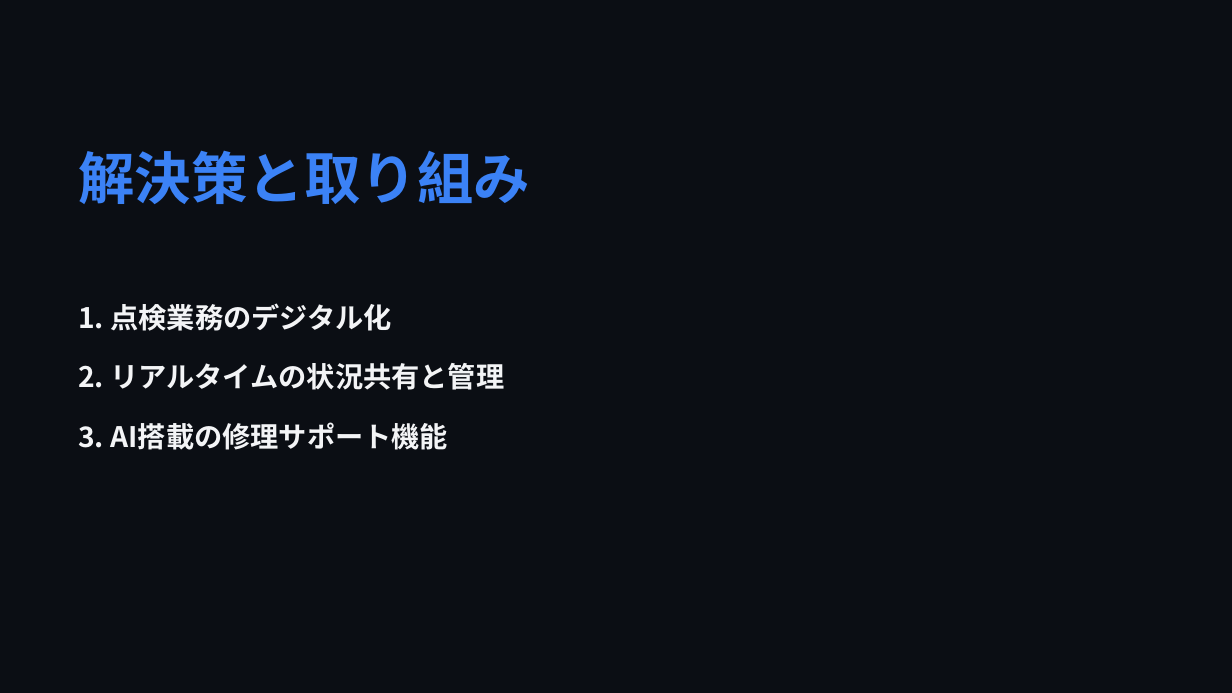
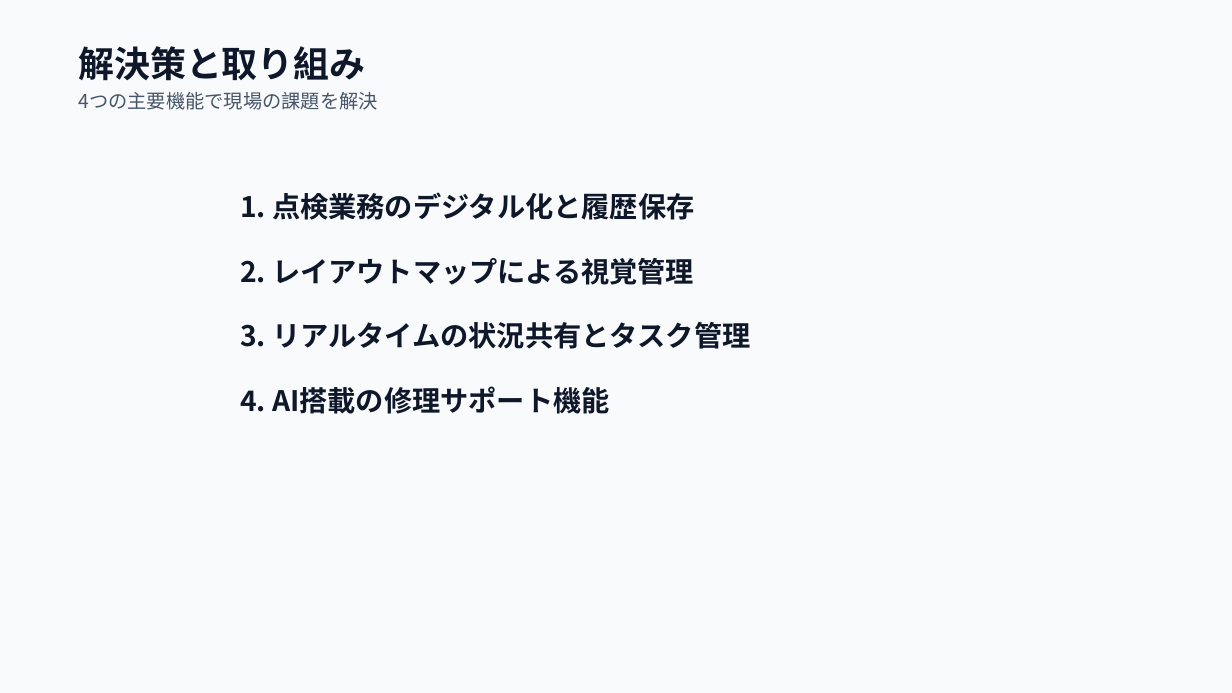
Before and after one commit to markjosephdsgatdula-dotcom/seibi-app-presentation, a slide deck: slide 3 of seibi_presentation.pptx. Drawn at 1232x693 pixels with LibreOffice and Linux fonts; fonts in the diff are those of the drawing. Boxes give left, top, right and bottom in pixels: in the first picture for what was removed or moved away, otherwise in the second. Text is boxed around its words. In the diff, an @@ line names an element or a change of style, - is before the commit and + after.

Commit message:
Update presentation to 12-slide Light Theme layout: reduced text density, restored Layout Map slide, high contrast for factory projectors

```diff
--- a/seibi_presentation.pptx
+++ b/seibi_presentation.pptx
@@ background #0B0E14 to #F8FAFC @@
@@ text "解決策と取り組み": place and size @@
-text "解決策と取り組み" at box(78, 150, 530, 204)
+text "解決策と取り組み" at box(78, 46, 377, 110)
@@ text at box(78, 46, 365, 81): size 44 to 28 pt, text colour #3B82F6 to #0F172A in "解決策と取り組み" @@
@@ text at box(78, 92, 377, 110): paragraph added @@
+4つの主要機能で現場の課題を解決
@@ text at box(240, 192, 750, 414): text changed; text colour #F3F4F6 to #0F172A @@
-1. 点検業務のデジタル化
-2. リアルタイムの状況共有と管理
-3. AI搭載の修理サポート機能
+1. 点検業務のデジタル化と履歴保存
+2. レイアウトマップによる視覚管理
+3. リアルタイムの状況共有とタスク管理
+4. AI搭載の修理サポート機能
```
Also in this commit, not shown: 6 other slides changed, 5 slides added, 4 slides removed, 20 other files.
